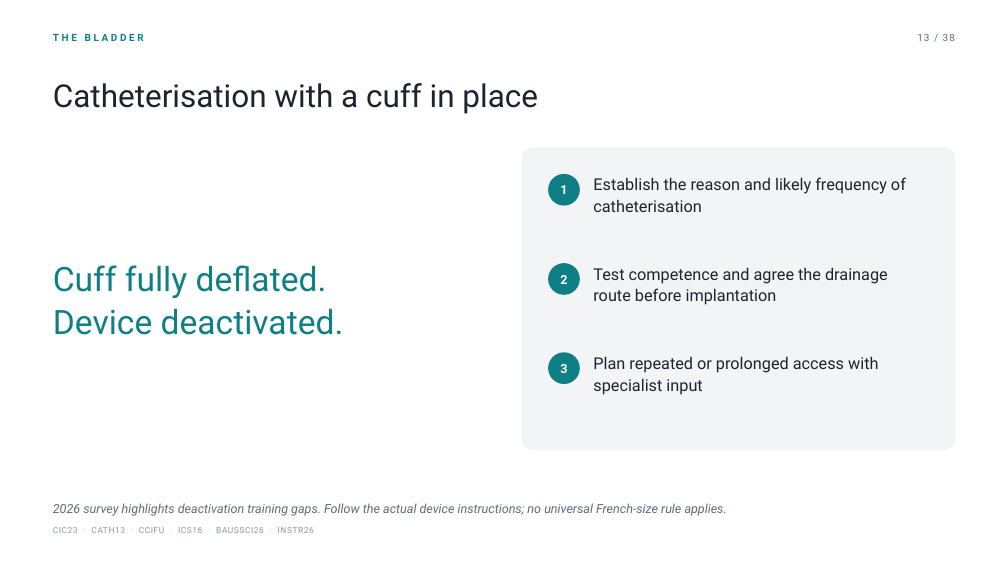
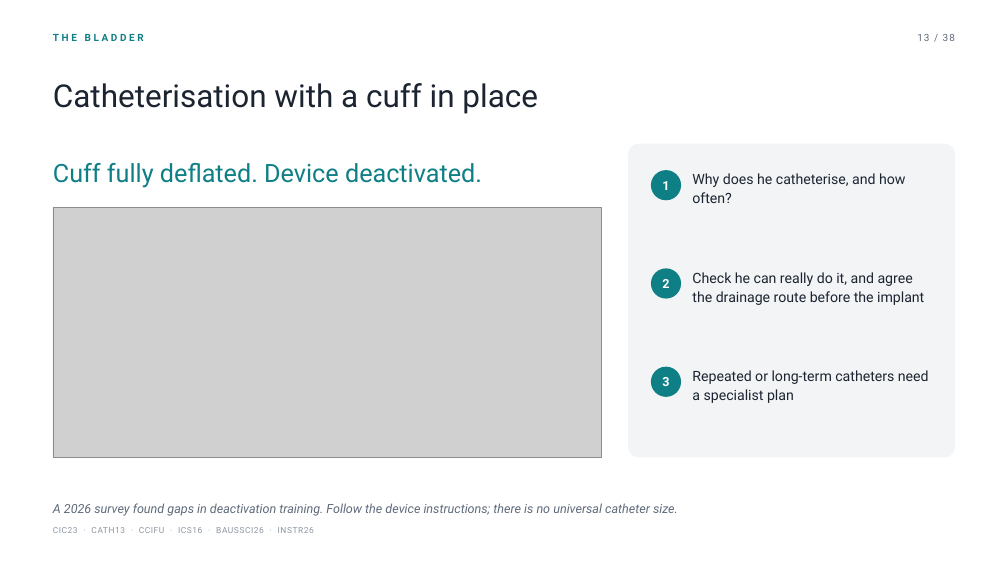
Before and after one commit to nityjr-ctrl/aus-presentation, a slide deck: slide 16 of presentation/AUS-teaching-deck.pptx. Drawn at 1008x567 pixels with LibreOffice and Linux fonts; fonts in the diff are those of the drawing; grey boxes stand for pictures. Boxes give left, top, right and bottom in pixels: in the first picture for what was removed or moved away, otherwise in the second. Text is boxed around its words. In the diff, an @@ line names an element or a change of style, - is before the commit and + after.

```diff
--- a/presentation/AUS-teaching-deck.pptx
+++ b/presentation/AUS-teaching-deck.pptx
@@ rounded rectangle: place and size @@
-rounded rectangle at box(522, 147, 955, 450)
+rounded rectangle at box(628, 144, 955, 457)
@@ rounded rectangle at box(628, 144, 955, 457): proportions changed @@
@@ text at box(53, 163, 482, 188): text changed; size 32 to 24 pt @@
-Cuff fully deflated.
-Device deactivated.
+Cuff fully deflated. Device deactivated.
@@ text removed at box(593, 177, 906, 212) @@
-Establish the reason and likely frequency of catheterisation
@@ text "1": place and size @@
-text "1" at box(560, 185, 567, 194)
+text "1" at box(662, 181, 669, 190)
@@ ellipse: place and size @@
-ellipse at box(548, 174, 580, 206)
+ellipse at box(651, 170, 681, 200)
@@ text added at box(692, 173, 905, 203), 13.5 pt, text #1B2430 @@
+Why does he catheterise, and how often?
@@ picture added at box(53, 208, 602, 457) @@
@@ text "2": place and size @@
-text "2" at box(560, 275, 567, 284)
+text "2" at box(662, 279, 669, 288)
@@ ellipse: place and size @@
-ellipse at box(548, 263, 580, 295)
+ellipse at box(651, 268, 681, 299)
@@ text at box(692, 272, 924, 305): text changed; size 15.5 to 13.5 pt @@
-Test competence and agree the drainage route before implantation
+Check he can really do it, and agree the drainage route before the implant
@@ text removed at box(593, 356, 878, 395) @@
-Plan repeated or prolonged access with specialist input
@@ text "3": place and size @@
-text "3" at box(560, 364, 567, 373)
+text "3" at box(662, 377, 669, 386)
@@ ellipse: place and size @@
-ellipse at box(548, 352, 580, 384)
+ellipse at box(651, 367, 681, 397)
@@ text added at box(692, 370, 929, 403), 13.5 pt, text #1B2430 @@
+Repeated or long-term catheters need a specialist plan
@@ text at box(53, 503, 678, 516): text changed @@
-2026 survey highlights deactivation training gaps. Follow the actual device instructions; no universal French-size rule applies.
+A 2026 survey found gaps in deactivation training. Follow the device instructions; there is no universal catheter size.
```
Also in this commit, not shown: 35 other slides changed, 16 other files.
